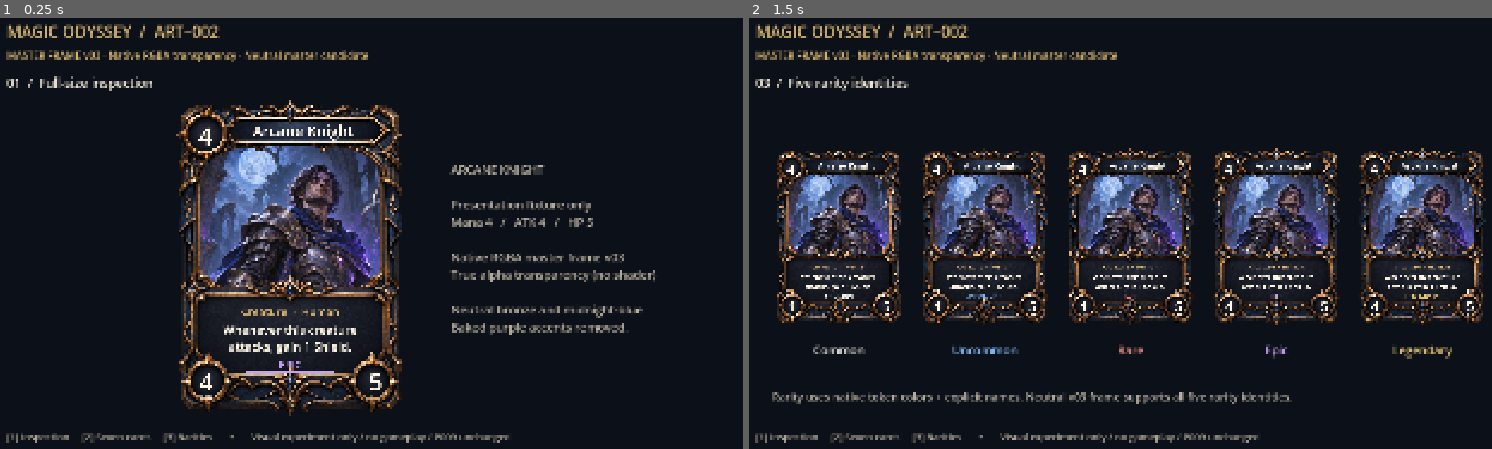
Above: before the commit, frames 1-2 (left to right).
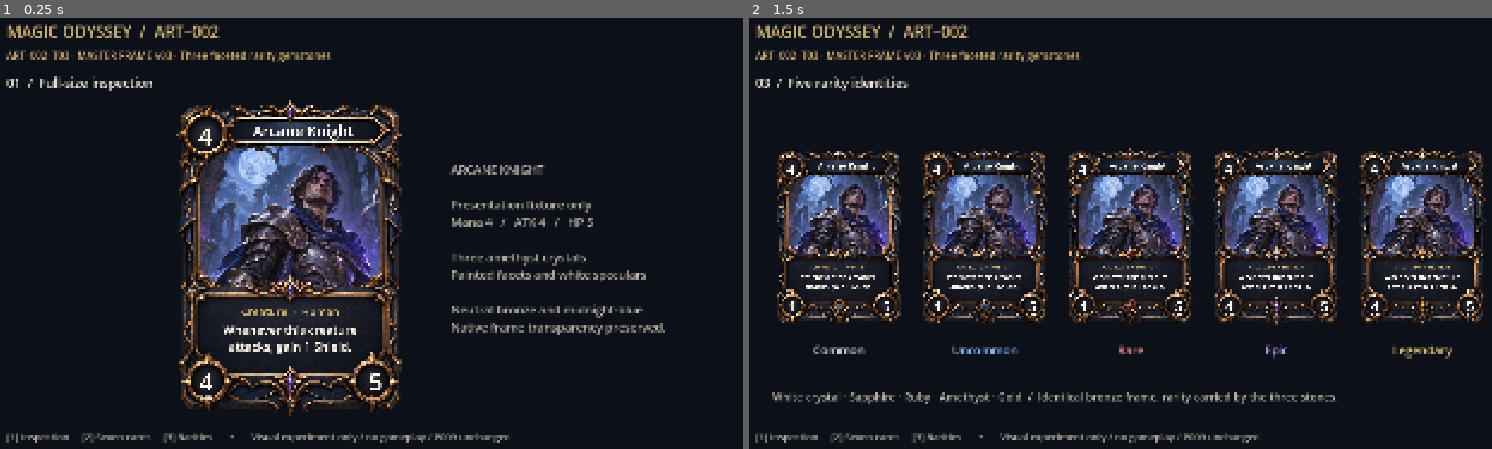
Above: after the commit, the same moments.

Repository: Franck-Allion/MagicOdyssey
Game: Godot game, scene res://scenes/ui/art002_card_integration_test.tscn
Two runs of this game, one before a commit and one after it. Both use one fixed random seed, a clock stepped at 60 frames per second and the inputs below. This scene is started directly instead of the project's main scene.
Inputs:
- Up to frame 1 (0.25 s): no input
- Up to frame 2 (1.5 s): tap Enter at 0.5 s; tap 1 at 0.6 s; tap Space at 1.25 s; tap 3 at 1.35 s

The runs differ from the first frame. In frame 1, 1.9% of the frame differs, in the area x 0-90%, y 7-87%; in frame 2, 1.9%, in the area x 0-93%, y 7-90%.

Commit message:
feat(ui): implement premium rarity gemstone treatments

Diff:
--- /dev/null
+++ b/assets/textures/cards/frame_v03_gem_mask.svg
@@ -0,0 +1,11 @@
+<svg xmlns="http://www.w3.org/2000/svg" width="1086" height="1448" viewBox="0 0 1086 1448">
+  <!-- Master v03 source pixels. White covers only crystal interiors; black protects
+       bronze bezels, sockets, cloth, aperture and native alpha. Update these three
+       contours if (and only if) the approved master geometry changes. -->
+  <rect width="1086" height="1448" fill="black"/>
+  <g fill="white">
+    <path id="crown" d="M543 24 L564 48 L544 83 L525 49 Z"/>
+    <path id="bridge" d="M543 836 L565 861 L544 896 L522 862 Z"/>
+    <path id="footer" d="M543 1247 L567 1286 L543 1337 L520 1287 Z"/>
+  </g>
+</svg>
--- /dev/null
+++ b/docs/art/reviews/art002/t03/verify_gems.gd
@@ -0,0 +1,62 @@
+extends SceneTree
+## Graphical regression check: actual GPU output against an untreated v03 frame.
+## Run without --headless. The existing headless suite cannot validate shaders.
+
+const FRAME: Texture2D = preload("res://assets/_source/lot1/cards/frames/mo_card_frame_master_v03.png")
+const TREATMENT: GDScript = preload("res://scripts/presentation/rarity_gem_treatment.gd")
+const RARITIES: Array[StringName] = [&"common", &"uncommon", &"rare", &"epic", &"legendary"]
+
+func _initialize() -> void:
+	call_deferred("_verify")
+
+func _verify() -> void:
+	if DisplayServer.get_name() == "headless":
+		push_error("A graphical renderer is required to verify the gem shader")
+		quit(2)
+		return
+	var viewport: SubViewport = SubViewport.new()
+	viewport.size = Vector2i(1086, 1448)
+	viewport.transparent_bg = true
+	viewport.render_target_update_mode = SubViewport.UPDATE_ALWAYS
+	root.add_child(viewport)
+	var frame: TextureRect = TextureRect.new()
+	frame.texture = FRAME
+	frame.size = Vector2(viewport.size)
+	viewport.add_child(frame)
+	await process_frame
+	await RenderingServer.frame_post_draw
+	var baseline: PackedByteArray = viewport.get_texture().get_image().get_data()
+	var mask_image: Image = TREATMENT.MASK.get_image()
+	mask_image.convert(Image.FORMAT_RGBA8)
+	var mask: PackedByteArray = mask_image.get_data()
+	var failed: bool = false
+	for rarity: StringName in RARITIES:
+		frame.material = TREATMENT.create_material(rarity)
+		await process_frame
+		await RenderingServer.frame_post_draw
+		var rendered: Image = viewport.get_texture().get_image()
+		var pixels: PackedByteArray = rendered.get_data()
+		var alpha_changes: int = 0
+		var outside_changes: int = 0
+		var changed_gems: PackedInt32Array = PackedInt32Array([0, 0, 0])
+		for offset: int in range(0, pixels.size(), 4):
+			if pixels[offset + 3] != baseline[offset + 3]:
+				alpha_changes += 1
+			var difference: int = maxi(absi(pixels[offset] - baseline[offset]),
+				maxi(absi(pixels[offset + 1] - baseline[offset + 1]),
+				absi(pixels[offset + 2] - baseline[offset + 2])))
+			if difference <= 1:
+				continue
+			if mask[offset] == 0:
+				outside_changes += 1
+			else:
+				var row: int = (offset / 4) / viewport.size.x
+				var gem_index: int = 0 if row < 120 else (1 if row < 1000 else 2)
+				changed_gems[gem_index] += 1
+		var passed: bool = alpha_changes == 0 and outside_changes == 0
+		for count: int in changed_gems:
+			passed = passed and count > 200
+		failed = failed or not passed
+		print("GEM_VERIFY %s alpha_changes=%d outside_mask_changes=%d changed_gems=%s pass=%s" % [
+			rarity, alpha_changes, outside_changes, changed_gems, passed])
+	quit(1 if failed else 0)
--- /dev/null
+++ b/resources/shaders/card_rarity_gems.gdshader
@@ -0,0 +1,33 @@
+shader_type canvas_item;
+render_mode unshaded;
+
+// A source-space mask, independent of card size. Never key by blue hue: the
+// midnight-blue metal and cloth must remain identical to the approved master.
+uniform sampler2D gem_mask : filter_linear, repeat_disable;
+uniform vec4 gemstone_color : source_color = vec4(1.0);
+uniform float inner_light : hint_range(0.0, 0.1) = 0.02;
+
+varying vec4 item_modulate;
+
+void vertex() {
+	// Fragment COLOR already includes TEXTURE in CanvasItem shaders. Carry only
+	// the vertex/modulate color so the painted frame is not multiplied twice.
+	item_modulate = COLOR;
+}
+
+void fragment() {
+	vec4 source = texture(TEXTURE, UV);
+	float coverage = texture(gem_mask, UV).r;
+	// The original crystal is a blue-black faceted stone. Its strongest channel
+	// carries the painted cuts, reflected environment, occlusion and speculars.
+	float facet = max(source.r, max(source.g, source.b));
+	float body = pow(clamp(facet * 1.65, 0.0, 1.0), 0.78);
+	vec3 pigment = gemstone_color.rgb;
+	vec3 crystal = pigment * (0.035 + body * 0.83);
+	// Internal light stays inside the crystal, never forming a halo on the bezel.
+	crystal += pigment * inner_light * smoothstep(0.06, 0.24, facet);
+	// Keep the narrow, painted white glints and their original facet geometry.
+	float specular = smoothstep(0.42, 0.88, facet);
+	crystal = mix(crystal, vec3(0.98, 0.99, 1.0), specular * 0.88);
+	COLOR = vec4(mix(source.rgb, crystal, coverage), source.a) * item_modulate;
+}
--- a/scripts/presentation/art002_card_integration_test.gd
+++ b/scripts/presentation/art002_card_integration_test.gd
@@ -1,19 +1,23 @@
 extends Control
 ## Isolated visual fixture. No catalog, engine, input commands or production CardView.
-## Rarity-neutral master card frame v03 rendered with native RGBA transparency.
+## Master v03 with native alpha and reusable, precisely masked rarity crystals.
 
 const FRAME: Texture2D = preload("res://assets/_source/lot1/cards/frames/mo_card_frame_master_v03.png")
 const ART: Texture2D = preload("res://assets/_source/lot1/cards/illustrations/mo_illustration_arcane_knight_test_v01.png")
 const TOKENS: GDScript = preload("res://scripts/presentation/ui_design_tokens.gd")
+const GEM_TREATMENT: GDScript = preload("res://scripts/presentation/rarity_gem_treatment.gd")
 const CARD_SIZE: Vector2 = Vector2(1086, 1448)
 const RARITIES: Array[StringName] = [&"common", &"uncommon", &"rare", &"epic", &"legendary"]
 const NAMES: PackedStringArray = ["Common", "Uncommon", "Rare", "Epic", "Legendary"]
 
 var _stage: Control
 var _mode: int = 0
+var _gem_materials: Array[ShaderMaterial] = []
 
 func _ready() -> void:
 	theme = TOKENS.THEME
+	for rarity: StringName in RARITIES:
+		_gem_materials.append(GEM_TREATMENT.create_material(rarity))
 	for argument: String in OS.get_cmdline_user_args():
 		if argument.begins_with("--mode="):
 			_mode = clampi(argument.trim_prefix("--mode=").to_int(), 0, 2)
@@ -70,8 +74,8 @@
 	var portrait: TextureRect = _texture(aperture, crop, Rect2(Vector2.ZERO, aperture.size))
 	portrait.stretch_mode = TextureRect.STRETCH_KEEP_ASPECT_COVERED
 	var frame: TextureRect = _texture(card, FRAME, Rect2(Vector2.ZERO, CARD_SIZE))
+	frame.material = _gem_materials[rarity_index]
 	var ink: Color = TOKENS.color_token(&"text_bright")
-	var rarity: Color = TOKENS.color_token(RARITIES[rarity_index])
 	var title: Label = _label(card, "Arcane Knight", Rect2(280, 90, 645, 94), 68, ink, &"CardTitle")
 	title.horizontal_alignment = HORIZONTAL_ALIGNMENT_CENTER
 	var mana: Label = _label(card, "4", Rect2(70, 85, 168, 142), 110, ink, &"TacticalNumber")
@@ -82,17 +86,6 @@
 	var rule: Label = _label(card, "Whenever this creature\nattacks, gain 1 Shield.",
 		Rect2(170, 1010, 746, 150), 54, ink)
 	rule.horizontal_alignment = HORIZONTAL_ALIGNMENT_CENTER
-	var rarity_label: Label = _label(card, NAMES[rarity_index].to_upper(),
-		Rect2(300, 1173, 486, 65), 48, rarity, &"CardTitle")
-	rarity_label.horizontal_alignment = HORIZONTAL_ALIGNMENT_CENTER
-	# Independent, explicit rarity treatment; the baked purple gems are not the signal.
-	var ribbon: Panel = Panel.new()
-	ribbon.position = Vector2(342, 1240)
-	ribbon.size = Vector2(402, 6)
-	var style: StyleBoxFlat = StyleBoxFlat.new()
-	style.bg_color = rarity
-	ribbon.add_theme_stylebox_override("panel", style)
-	card.add_child(ribbon)
 	var attack: Label = _label(card, "4", Rect2(75, 1210, 164, 132), 108, ink, &"TacticalNumber")
 	attack.horizontal_alignment = HORIZONTAL_ALIGNMENT_CENTER
 	var health: Label = _label(card, "5", Rect2(852, 1210, 164, 132), 108, ink, &"TacticalNumber")
@@ -122,13 +115,13 @@
 	_stage.add_child(background)
 	_label(_stage, "MAGIC ODYSSEY  /  ART–002", Rect2(64, 30, 1400, 60), 38,
 		TOKENS.color_token(&"accent"), &"SectionHeading")
-	_label(_stage, "MASTER FRAME v03 · Native RGBA transparency · Neutral master candidate",
+	_label(_stage, "ART–002–T03 · MASTER FRAME v03 · Three faceted rarity gemstones",
 		Rect2(64, 97, 1800, 40), 24, TOKENS.color_token(&"accent"))
 	var modes: PackedStringArray = ["01  /  Full-size inspection", "02  /  Seven-card hand", "03  /  Five rarity identities"]
 	_label(_stage, modes[_mode], Rect2(64, 157, 1600, 50), 30, TOKENS.color_token(&"text"), &"SectionHeading")
 	if _mode == 0:
 		_card(_stage, Vector2(460, 225), 760, 3)
-		_label(_stage, "ARCANE KNIGHT\n\nPresentation fixture only\nMana 4   /   ATK 4   /   HP 5\n\nNative RGBA master frame v03\nTrue alpha transparency (no shader)\n\nNeutral bronze and midnight-blue\nBaked purple accents removed.",
+		_label(_stage, "ARCANE KNIGHT\n\nPresentation fixture only\nMana 4   /   ATK 4   /   HP 5\n\nThree amethyst crystals\nPainted facets and white speculars\n\nNeutral bronze and midnight-blue\nNative frame transparency preserved.",
 			Rect2(1130, 330, 690, 500), 28, TOKENS.color_token(&"secondary"))
 	elif _mode == 1:
 		var height: float = 316.0
@@ -136,7 +129,7 @@
 		var gap: float = 16.0
 		var left: float = (1920.0 - width * 7.0 - gap * 6.0) * 0.5
 		for index: int in range(7):
-			_card(_stage, Vector2(left + index * (width + gap), 586), height, 3)
+			_card(_stage, Vector2(left + index * (width + gap), 586), height, index % RARITIES.size())
 		_label(_stage, "LINEAR HAND  /  Entire silhouettes · 16 px gaps · no overlap",
 			Rect2(84, 360, 1752, 50), 28, TOKENS.color_token(&"accent"), &"SectionHeading")
 		_label(_stage, "Small rules text requires inspection at hand scale. Titles, mana and base statistics remain the primary scan targets.",
@@ -147,7 +140,7 @@
 			var sample: Label = _label(_stage, NAMES[index], Rect2(104 + index * 350, 794, 320, 60),
 				28, TOKENS.color_token(RARITIES[index]), &"CardTitle")
 			sample.horizontal_alignment = HORIZONTAL_ALIGNMENT_CENTER
-		_label(_stage, "Rarity uses native token colors + explicit names. Neutral v03 frame supports all five rarity identities.",
+		_label(_stage, "White crystal · Sapphire · Ruby · Amethyst · Gold  /  Identical bronze frame, rarity carried by the three stones.",
 			Rect2(104, 910, 1750, 50), 26, TOKENS.color_token(&"secondary"))
 	_label(_stage, "[1] Inspection     [2] Seven cards     [3] Rarities       •       Visual experiment only / no gameplay / P009 unchanged",
 		Rect2(64, 1010, 1800, 44), 23, TOKENS.color_token(&"secondary"))
--- /dev/null
+++ b/scripts/presentation/rarity_gem_treatment.gd
@@ -0,0 +1,23 @@
+class_name RarityGemTreatment
+extends RefCounted
+## Reusable frame-v03 treatment: assign to a frame TextureRect with full 0..1 UVs.
+## The frame is drawn once; native alpha is preserved, with no additive overlay.
+## Atlas/cropped frames must first provide equivalent full-frame UV coordinates.
+
+const SHADER: Shader = preload("res://resources/shaders/card_rarity_gems.gdshader")
+const MASK: Texture2D = preload("res://assets/textures/cards/frame_v03_gem_mask.svg")
+const TOKENS: GDScript = preload("res://scripts/presentation/ui_design_tokens.gd")
+
+static func create_material(rarity: StringName) -> ShaderMaterial:
+	var color: Color = TOKENS.color_token(rarity)
+	# Theme colors are designed for readable text. Increase chroma for a small
+	# translucent jewel while retaining the normative palette's exact hue.
+	var saturation: float = 0.0 if rarity == &"common" else minf(color.s * 1.65, 0.85)
+	var pigment: Color = Color.from_hsv(color.h, saturation, 1.0)
+	var richness: float = 0.045 if rarity == &"epic" or rarity == &"legendary" else 0.02
+	var treatment: ShaderMaterial = ShaderMaterial.new()
+	treatment.shader = SHADER
+	treatment.set_shader_parameter("gem_mask", MASK)
+	treatment.set_shader_parameter("gemstone_color", pigment)
+	treatment.set_shader_parameter("inner_light", richness)
+	return treatment
Not shown, added: assets/textures/cards/frame_v03_gem_mask.svg.import
Binary file added: docs/art/reviews/art002/t03/hand_7_cards_1080p.png
Not shown, added: docs/art/reviews/art002/t03/hand_7_cards_1080p.png.import
Binary file added: docs/art/reviews/art002/t03/hand_7_cards_720p.png
Not shown, added: docs/art/reviews/art002/t03/hand_7_cards_720p.png.import
Binary file added: docs/art/reviews/art002/t03/rarity_samples_1080p.png
Not shown, added: docs/art/reviews/art002/t03/rarity_samples_1080p.png.import
Binary file added: docs/art/reviews/art002/t03/single_card_1080p.png
Not shown, added: docs/art/reviews/art002/t03/single_card_1080p.png.import
Not shown, added: docs/art/reviews/art002/t03/verify_gems.gd.uid
Not shown, added: resources/shaders/card_rarity_gems.gdshader.uid
Not shown, added: scripts/presentation/rarity_gem_treatment.gd.uid
(and 1 more such lines)
